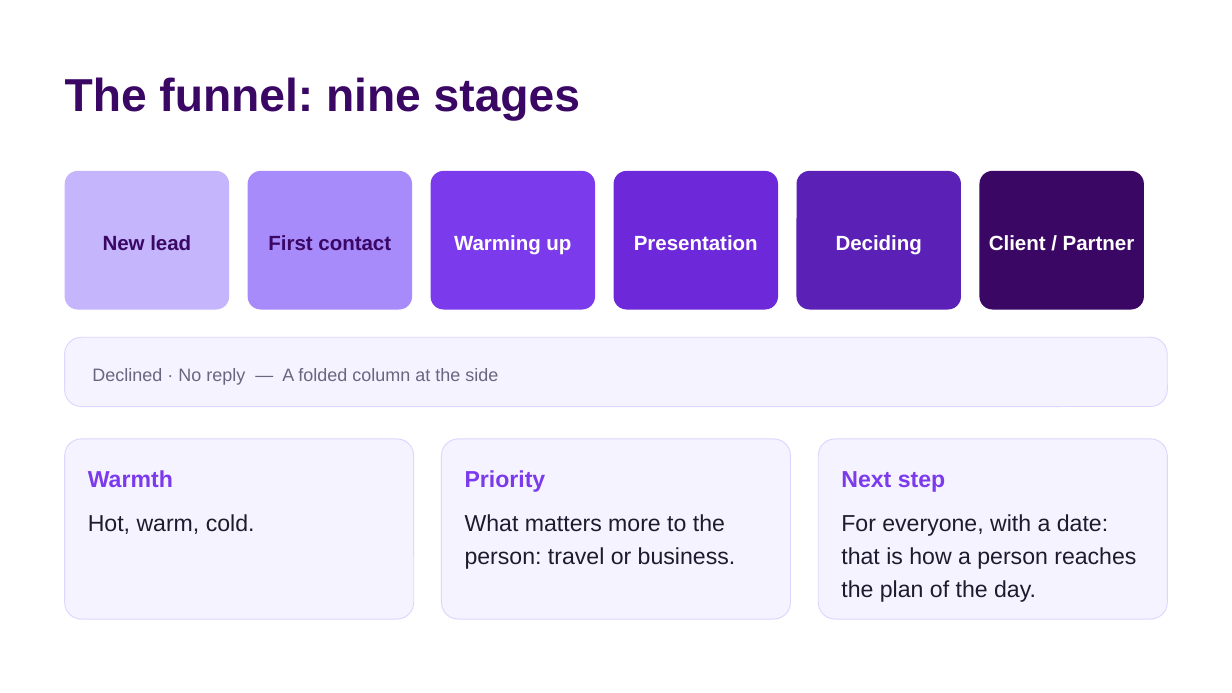
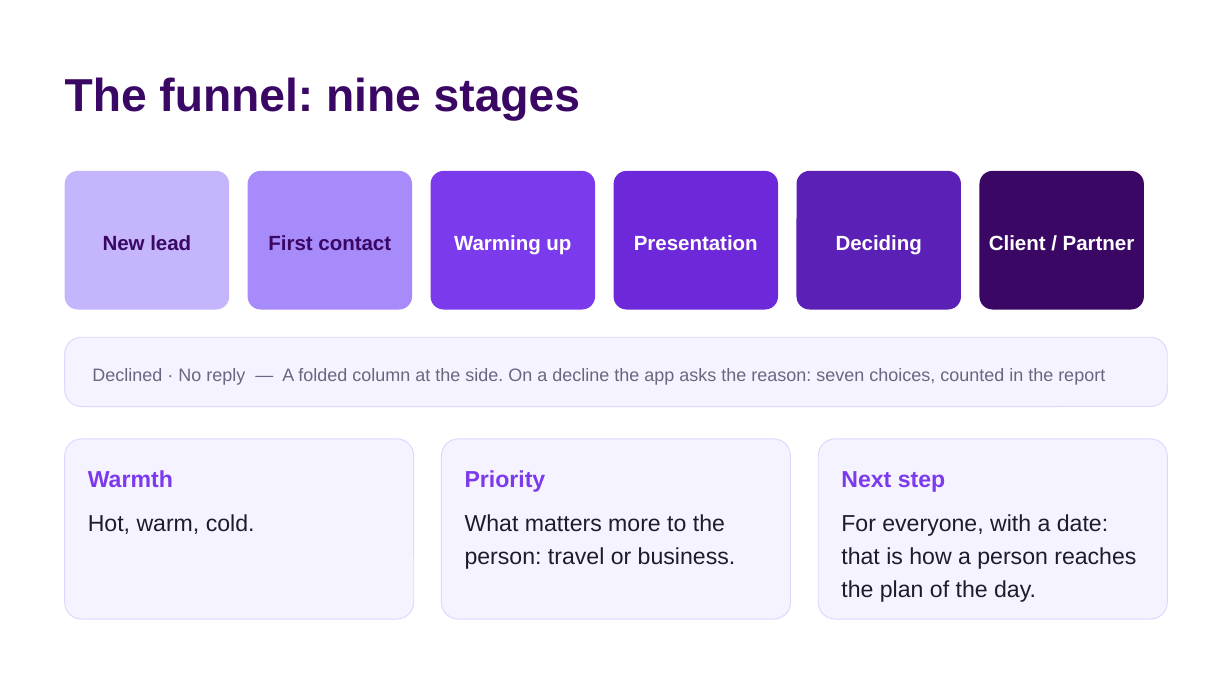
Before and after one commit to andreiyasinski89/Eagle-Control, a slide deck: slide 6 of public/guide/MeetOwl-presentation-en.pptx (slide 5 before the commit). Drawn at 1232x693 pixels with LibreOffice and Linux fonts; fonts in the diff are those of the drawing. Boxes give left, top, right and bottom in pixels: in the first picture for what was removed or moved away, otherwise in the second. Text is boxed around its words. In the diff, an @@ line names an element or a change of style, - is before the commit and + after.

```diff
--- a/public/guide/MeetOwl-presentation-en.pptx
+++ b/public/guide/MeetOwl-presentation-en.pptx
@@ text at (92, 368, 1105, 385): text changed @@
-Declined · No reply — A folded column at the side
+Declined · No reply — A folded column at the side. On a decline the app asks the reason: seven choices, counted in the report
```
Also in this commit, not shown: 5 other slides changed, 4 slides added, 14 other files.
